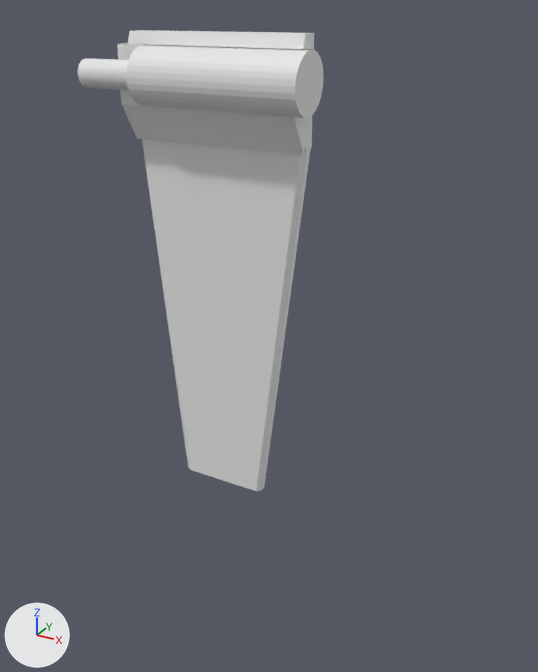
Renders of the OBJ model assets/x_wing_model/x-wing2__wing.obj from each side of a commit.
Both versions are drawn from a 50 mm lens placed at (5.22, -11.47, 0.35), pointed at (-0.89, -0.35, -5.2). Lighting does not change. The marker at lower left points along +X, +Y and +Z. Materials are left out; every surface is plain grey. Where no turn or scale is listed for an object, it has been applied to the vertices.
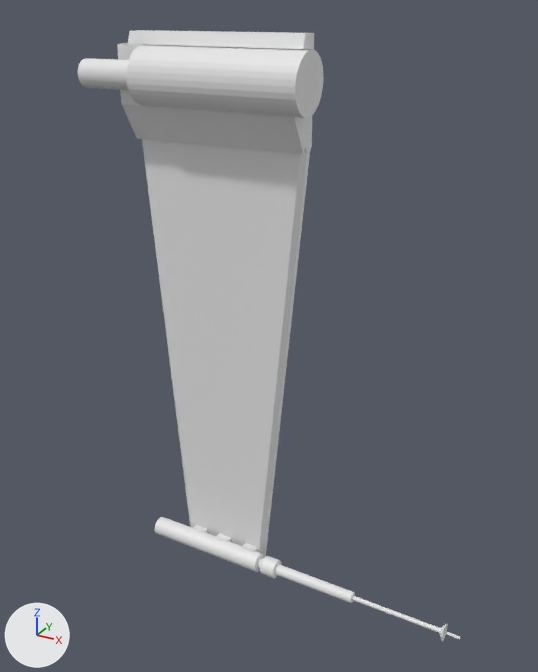
Boxes [x1, y1, x2, y2] around the edits, measured in the pictures (538 x 672 px; the box of a moved part takes in the faces that stretch with it):
'Cube.002', reshaped (14% taller): before [78, 30, 323, 491]; after [78, 30, 323, 557]
'Cylinder', added: after [155, 517, 460, 642]
part 1 of me_cube_002, moved or reshaped: before [145, 161, 308, 491]; after [145, 161, 309, 557]
part 2 of me_cube_002, added: after [193, 525, 257, 551]

The change, as a list of edits to the scene's bpy script:
```text
Change me_cube_002:
    used by ob_cube_002; location = (0.0, 0.0, 0.0)
    verts and faces of me_cube_002; kept vertices keep their numbers, new ones are numbered from 177
    before: 156 (-2.98, -0.08, -8.99) at pixel (192, 470), 157 (-2.98, 0.17, -8.99), 160 (-3.01, -0.08, -8.99) at pixel (191, 470), 161 (-3.13, -0.02, -8.99) at pixel (188, 467), 164 (-3.22, 0.1, -8.99) at pixel (187, 463)
    before: 165 (-3.18, 0.17, -8.99), 170 (-1.27, 0.01, -8.99) at pixel (261, 490), 171 (-1.36, -0.08, -8.99) at pixel (256, 491), 175 (-1.32, 0.17, -8.99) at pixel (263, 485), 176 (-1.27, 0.12, -8.99) at pixel (264, 487)
    remove me_cube_002.from_pydata(...)  # 177 vertices, 98 faces; spans x -4.44..-0.12, y -0.91..0.19, z -8.99..0.0
    add me_cube_002.from_pydata(...)  # 201 vertices, 114 faces; spans x -4.44..-0.12, y -0.91..0.19, z -11.1..0.0
    me_cube_002 part 1
    add for i in [156, 157, 161, 165, 170, 175]: verts[i] += (0.0, 0.01, -2.11)
    add verts[160] = (-3.0, -0.07, -11.1)  # moved
    add verts[171] = (-1.35, -0.07, -11.1)  # moved
    add verts[164] = (-3.21, 0.1, -11.1)  # moved
    add verts[176] = (-1.27, 0.12, -11.1)  # moved
    me_cube_002 part 2
    12 vertices are added at x -2.95..-1.34, y -0.19, z -10.68..-10.46
    12 new vertices lie (0.0, 0.12, 0.0) away from vertices in x -2.95..-1.34, y -0.19, z -10.68..-10.46
    16 new faces join them
Add me_cylinder:
    me_cylinder.from_pydata(...)  # 416 vertices, 386 faces; spans x -3.78..3.24, y -0.56..-0.16, z -10.79..-10.39
Add ob_cylinder:
    ob_cylinder = bpy.data.objects.new('Cylinder', me_cylinder)
    ob_cylinder.location = (0.0, 0.0, 0.0)
```
